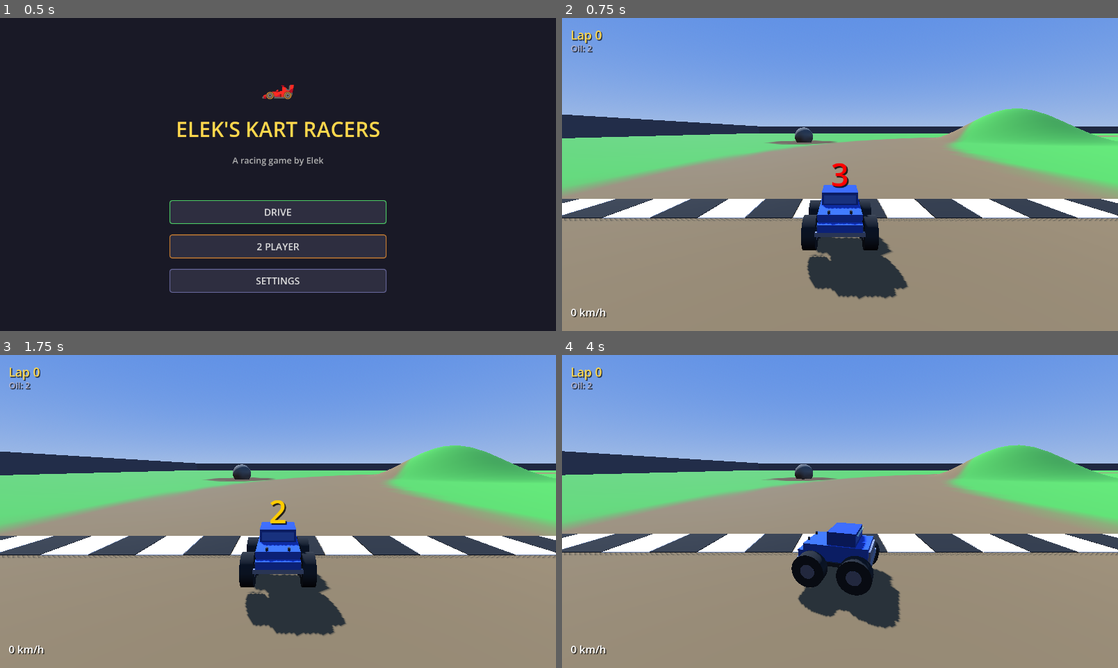
Above: before the commit, frames 1-4 (two rows, left to right).
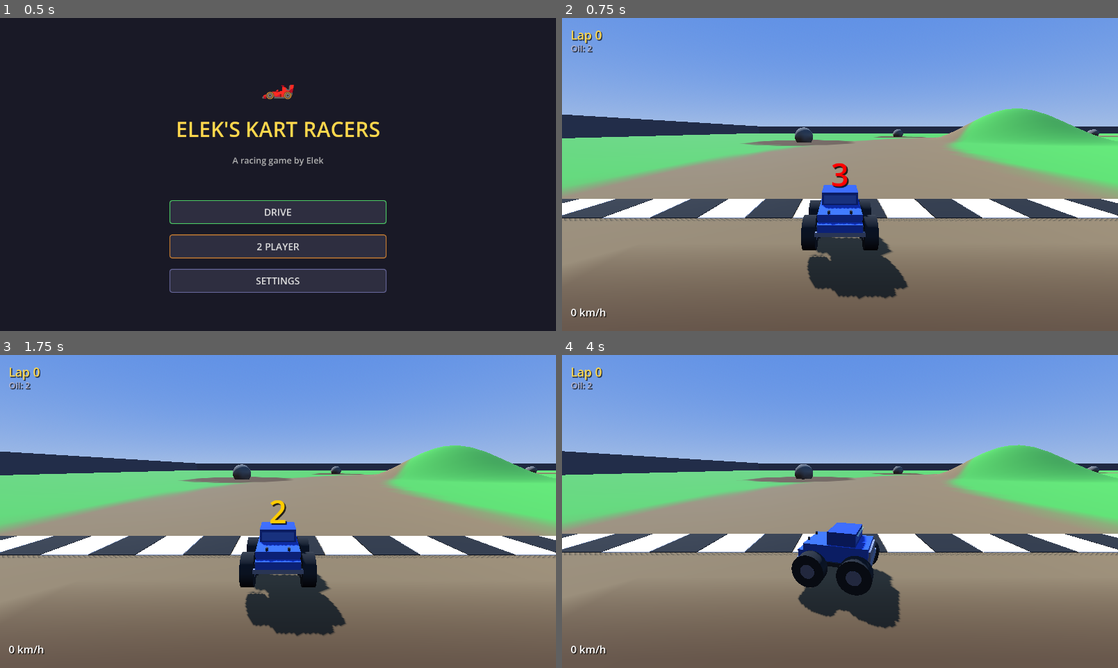
Above: after the commit, the same moments.

Repository: withdoron/Elek-games
Game: Godot game, scene res://node_3d.tscn
The game is run twice, just before and just after one commit, with the same random seed, the same clock (stepped at 60 frames per second) and the same inputs.
Inputs (mouse positions are in pixels of both pictures, inside the frame that each line leads up to):
- Up to frame 1 (0.5 s): no input
- Up to frame 2 (0.75 s): click "DRIVE" at 0.5 s
- Up to frame 3 (1.75 s): tap Enter at 1.25 s; move the mouse to (305, 511) at 1.27 s; hold W (accelerate) from 1.28 s (still down); hold E from 1.28 s (still down); click (305, 511) at 1.42 s; tap Space at 1.52 s
- Up to frame 4 (4 s): keep holding W (accelerate); tap Space at 2, 2.27, 3.77 s; move the mouse to (812, 511) at 2.02 s; release E at 2.03 s; tap E at 2.1, 3.6 s; move the mouse to (851, 505) at 2.77 s; hold E 2.78-3.53 s; move the mouse to (834, 517) at 3.52 s; click (834, 517) at 3.67 s

Frame 1 is identical in both runs. In frame 2, 18% of the frame differs, in the area x 0-100%, y 35-100%; in frame 3, 18%; in frame 4, 20%.

Commit message:
massive mountain, more boulders, mud = traction loss not speed loss
Mountain: 540 height (9x taller) — impossibly steep wall, no driving over

Boulders: 14 total (was 6) — more obstacles to navigate around

Mud zones: 14 zones, radii 25-35 (was 18-22) — spill onto road
- Speed penalty reduced: 85% max (was 55%) — you can still go fast
- Acceleration: 80% (was 50%) — not much slower to speed up
- Steering: 60% responsive (was 40%) — loose but still usable
- Traction: 0.985 lateral grip — terrible, truck slides like on ice
- The real penalty is SLIDING, not slowing down

Co-Authored-By: Claude Opus 4.6 (1M context) <noreply@anthropic.com>

Diff:
--- a/kart-racers/scripts/main_setup.gd
+++ b/kart-racers/scripts/main_setup.gd
@@ -24,7 +24,7 @@
 const OVAL_RZ = 240.0
 const ROAD_WIDTH = 48.0
 const MOUNTAIN_RADIUS = 150.0
-const MOUNTAIN_HEIGHT = 60.0
+const MOUNTAIN_HEIGHT = 540.0  # 9x taller — impossibly steep
 
 const HILLS = [
 	[250.0, 120.0, 20.0, 50.0],
@@ -43,15 +43,31 @@
 	[-100.0, -230.0, 6.0],
 	[380.0, 100.0, 5.0],
 	[-280.0, -180.0, 7.0],
+	[360.0, -30.0, 5.0],
+	[-360.0, -60.0, 6.0],
+	[150.0, -240.0, 5.0],
+	[-250.0, 160.0, 6.0],
+	[300.0, 200.0, 5.0],
+	[-180.0, -200.0, 7.0],
+	[50.0, 240.0, 5.0],
+	[-320.0, -120.0, 6.0],
 ]
 
 const MUD_ZONES = [
-	[340.0, -120.0, 20.0],
-	[-350.0, 80.0, 22.0],
-	[200.0, 220.0, 18.0],
-	[-100.0, -230.0, 20.0],
-	[380.0, 100.0, 18.0],
-	[-280.0, -180.0, 22.0],
+	[340.0, -120.0, 30.0],
+	[-350.0, 80.0, 35.0],
+	[200.0, 220.0, 28.0],
+	[-100.0, -230.0, 32.0],
+	[380.0, 100.0, 28.0],
+	[-280.0, -180.0, 35.0],
+	[360.0, -30.0, 25.0],
+	[-360.0, -60.0, 30.0],
+	[150.0, -240.0, 25.0],
+	[-250.0, 160.0, 28.0],
+	[300.0, 200.0, 25.0],
+	[-180.0, -200.0, 30.0],
+	[50.0, 240.0, 25.0],
+	[-320.0, -120.0, 28.0],
 ]
 
 var world_node: Node3D
--- a/kart-racers/scripts/player_kart.gd
+++ b/kart-racers/scripts/player_kart.gd
@@ -46,9 +46,9 @@
 const ROAD_WIDTH = 48.0
 const ARENA_SIZE = 600.0
 
-# Center mountain — blocks shortcuts through the middle
+# Center mountain — impossibly steep, can't drive over
 const MOUNTAIN_RADIUS = 150.0
-const MOUNTAIN_HEIGHT = 60.0
+const MOUNTAIN_HEIGHT = 540.0
 
 # Hills on/near the track
 const HILLS = [
@@ -61,7 +61,7 @@
 	[50.0, 300.0, 15.0, 40.0],
 ]
 
-# Boulders: [x, z, radius] — obstacles on the road
+# Boulders: [x, z, radius] — obstacles on/near the road
 const BOULDERS = [
 	[340.0, -120.0, 6.0],
 	[-350.0, 80.0, 7.0],
@@ -69,16 +69,33 @@
 	[-100.0, -230.0, 6.0],
 	[380.0, 100.0, 5.0],
 	[-280.0, -180.0, 7.0],
+	# More boulders on the track
+	[360.0, -30.0, 5.0],
+	[-360.0, -60.0, 6.0],
+	[150.0, -240.0, 5.0],
+	[-250.0, 160.0, 6.0],
+	[300.0, 200.0, 5.0],
+	[-180.0, -200.0, 7.0],
+	[50.0, 240.0, 5.0],
+	[-320.0, -120.0, 6.0],
 ]
 
-# Mud zones around boulders — [x, z, radius]
+# Mud zones — bigger, spill onto the road
 const MUD_ZONES = [
-	[340.0, -120.0, 20.0],
-	[-350.0, 80.0, 22.0],
-	[200.0, 220.0, 18.0],
-	[-100.0, -230.0, 20.0],
-	[380.0, 100.0, 18.0],
-	[-280.0, -180.0, 22.0],
+	[340.0, -120.0, 30.0],
+	[-350.0, 80.0, 35.0],
+	[200.0, 220.0, 28.0],
+	[-100.0, -230.0, 32.0],
+	[380.0, 100.0, 28.0],
+	[-280.0, -180.0, 35.0],
+	[360.0, -30.0, 25.0],
+	[-360.0, -60.0, 30.0],
+	[150.0, -240.0, 25.0],
+	[-250.0, 160.0, 28.0],
+	[300.0, 200.0, 25.0],
+	[-180.0, -200.0, 30.0],
+	[50.0, 240.0, 25.0],
+	[-320.0, -120.0, 28.0],
 ]
 
 var body_mesh: Node3D
@@ -210,7 +227,7 @@
 
 	var surface_max = s.max_speed
 	if in_mud:
-		surface_max *= 0.55  # mud: 45% speed reduction
+		surface_max *= 0.85  # mud: slight speed reduction, traction is the real penalty
 	elif not on_road:
 		surface_max *= 0.85  # grass: 15% reduction
 
@@ -222,7 +239,7 @@
 	if throttle > 0.0 and speed >= 0.0:
 		var accel = s.acceleration
 		if in_mud:
-			accel *= 0.5  # slower acceleration in mud
+			accel *= 0.8  # slightly slower acceleration in mud
 		speed = move_toward(speed, surface_max * throttle, accel * throttle * delta)
 	elif brake_input > 0.0:
 		if speed > 0.5:
@@ -248,8 +265,8 @@
 	var speed_ratio = clamp(abs(speed) / max(s.max_speed, 0.01), 0.0, 1.0)
 	var turn_reduction = lerp(1.0, s.turn_speed_factor, speed_ratio)
 
-	# Mud makes steering sluggish
-	var steer_mult = 0.4 if in_mud else 1.0
+	# Mud makes steering loose — can still turn but truck slides
+	var steer_mult = 0.6 if in_mud else 1.0
 
 	if abs(speed) > 0.5:
 		var direction_mult = 1.0 if speed >= 0.0 else -1.0
@@ -273,8 +290,8 @@
 	if is_drifting:
 		move_velocity = forward_vel + lateral * 0.96
 	elif in_mud:
-		# Mud: very low grip, truck slides around
-		move_velocity = forward_vel + lateral * 0.97
+		# Mud: terrible traction — truck slides like ice
+		move_velocity = forward_vel + lateral * 0.985
 	else:
 		var speed_slide = clamp(abs(speed) / max(s.max_speed, 1.0), 0.0, 1.0)
 		var effective_grip = lerp(s.drift_factor * 0.5, s.drift_factor, 1.0 - speed_slide * 0.4)
